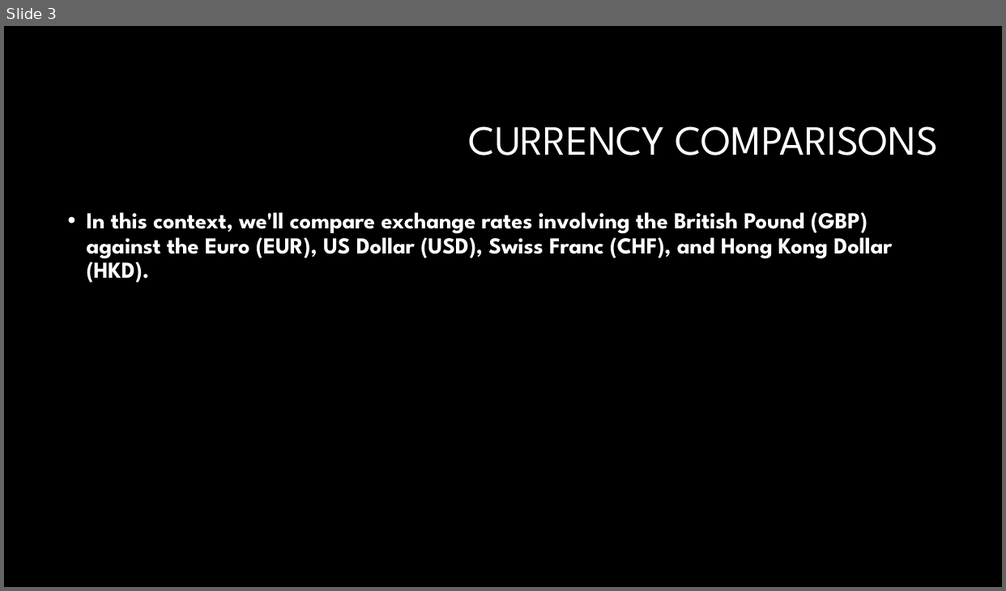
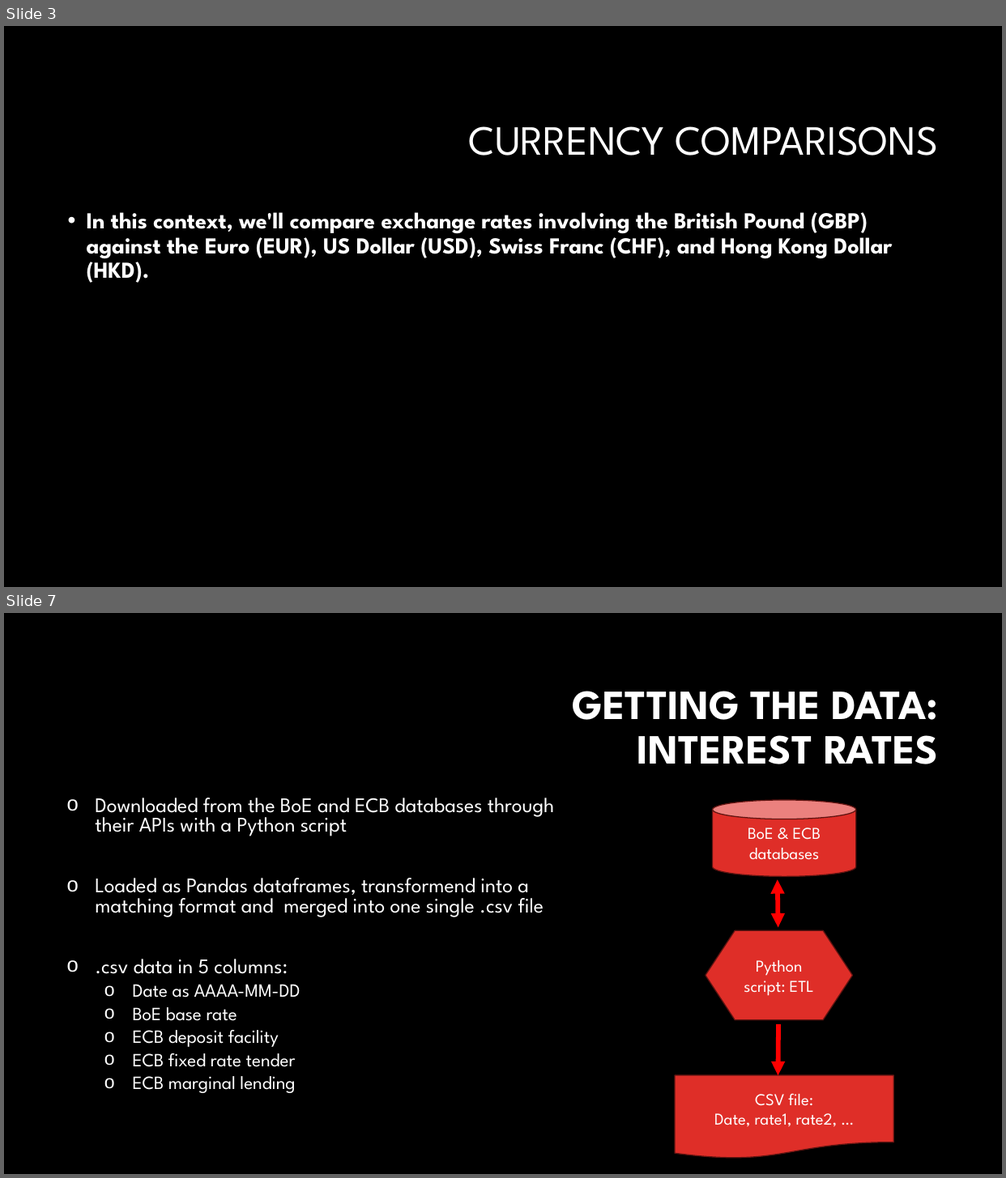
Before and after one commit to AliAlzaidy1/ABgroup_project, a slide deck: Forex Presentation.pptx. Shown one above the other, each under a label of ours: slide 3 before the commit, slides 3 and 7 after it; the slides between them are not shown. The pictures are 1006x591 and 1006x1178 pixels, drawn with LibreOffice and Linux fonts; fonts in the diff are those of the drawing; background and template pictures are left out. Boxes give left, top, right and bottom in pixels: in the first picture for what was removed or moved away, otherwise in the second. Text is boxed around its words. In the diff, an @@ line names an element or a change of style, - is before the commit and + after.

```diff
--- a/Forex Presentation.pptx
+++ b/Forex Presentation.pptx
@@ slide 7 added at [4, 613, 1002, 1174], background #000000 @@
@@ title added at [573, 691, 938, 764], 40 pt, text #FFFFFF, bold @@
+GETTING THE DATA:
+INTEREST RATES
@@ text added at [95, 798, 555, 1093], 20 pt, text #FFFFFF @@
+o Downloaded from the BoE and ECB databases through their APIs with a Python script
+o Loaded as Pandas dataframes, transformend into a matching format and merged into one single .csv file
+o .csv data in 5 columns:
+  o Date as AAAA-MM-DD
+  o BoE base rate
+  o ECB deposit facility
+  o ECB fixed rate tender
+  o ECB marginal lending
@@ cylinder added at [713, 800, 857, 876], fill #DF2E28, outline #621412 1 pt, 16 pt, text #FFFFFF @@
+BoE & ECB
+databases
@@ double arrow added from (778, 879) to (778, 927), #FF0000 4.5 pt @@
@@ flow chart preparation added at [705, 931, 853, 1020], fill #DF2E28, outline #621412 1 pt, 16 pt, text #FFFFFF @@
+Python script: ETL
@@ arrow added from (779, 1024) to (778, 1076), #FF0000 4.5 pt @@
@@ flow chart document added at [675, 1076, 893, 1160], fill #DF2E28, outline #621412 1 pt, 16 pt, text #FFFFFF @@
+CSV file:
+Date, rate1, rate2, …
```
Also in this commit, not shown: 4 other slides added.
